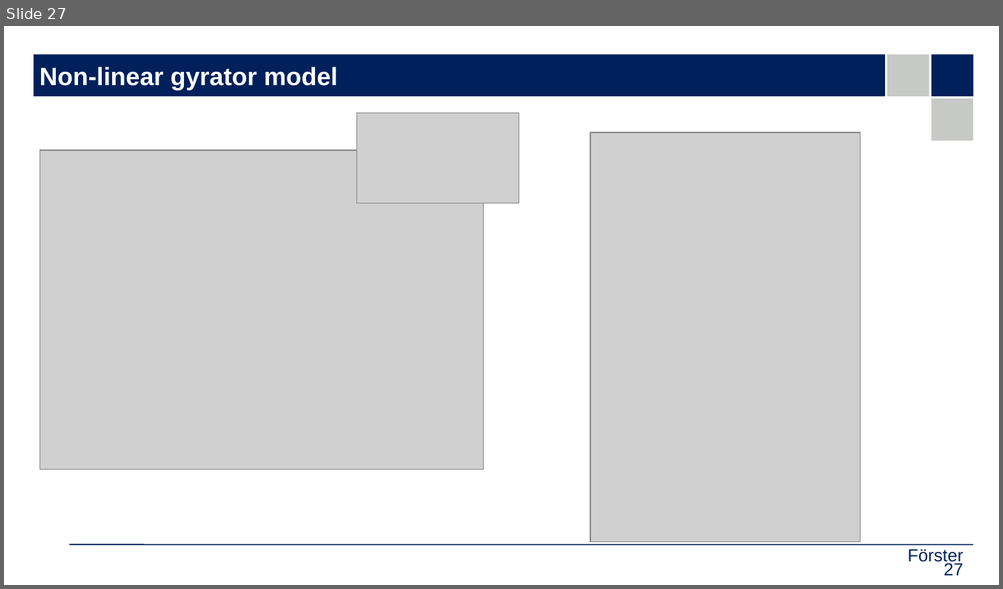
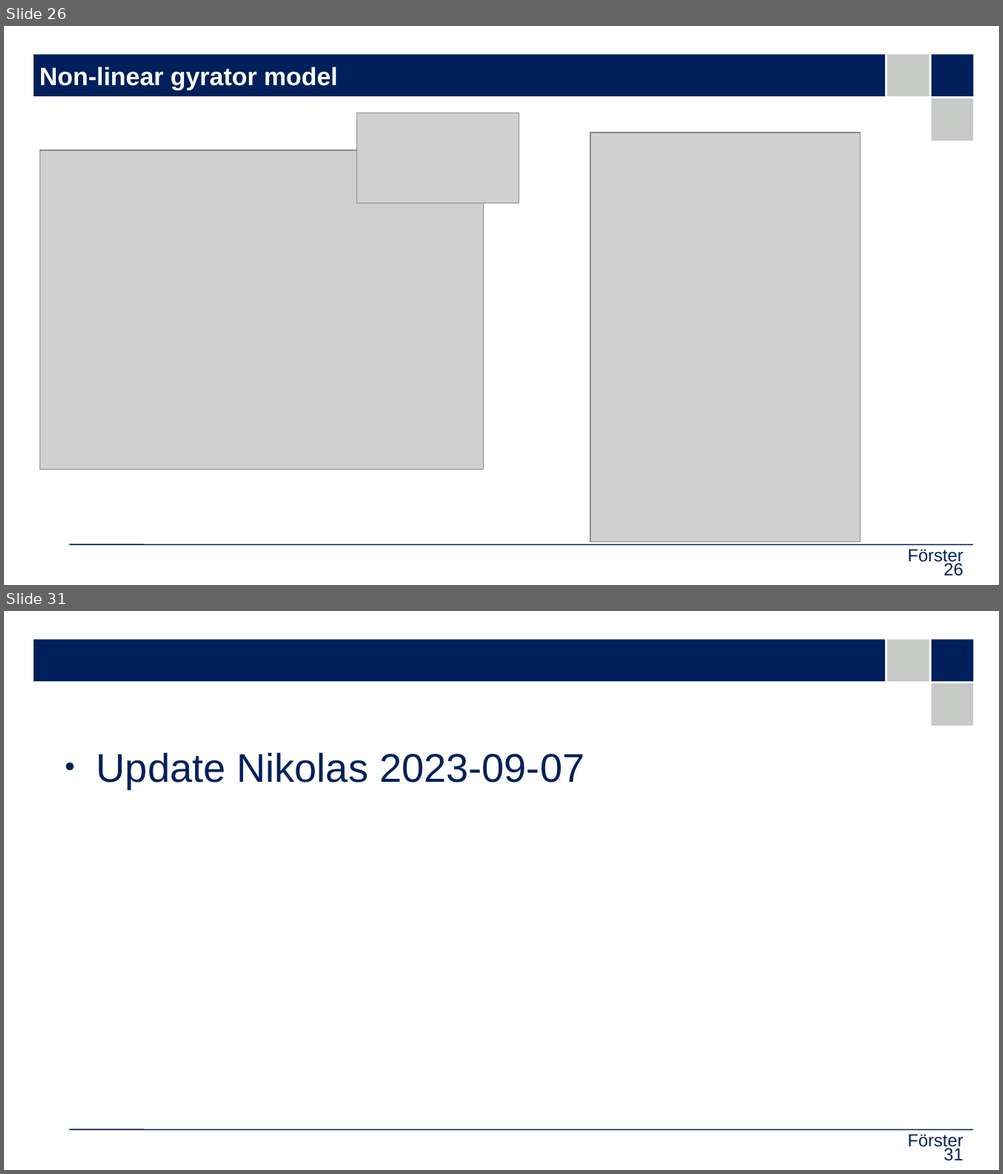
Before and after one commit to upb-lea/hardcore-magnet-challenge, a slide deck: docs/doku_nf.odp. Shown one above the other, each under a label of ours: slide 27 before the commit, slides 26 and 31 after it; the slides between them are not shown. The pictures are 1003x589 and 1003x1174 pixels, drawn with LibreOffice and Linux fonts; fonts in the diff are those of the drawing; grey boxes stand for pictures; background and template pictures are left out. Boxes give left, top, right and bottom in pixels: in the first picture for what was removed or moved away, otherwise in the second. Text is boxed around its words. In the diff, an @@ line names an element or a change of style, - is before the commit and + after.

```diff
--- a/docs/doku_nf.odp
+++ b/docs/doku_nf.odp
@@ slide 31 added at bbox=[4, 611, 999, 1170], background #FFFFFF; not listed: 5 template elements that a slide beside it also shows @@
@@ text added at bbox=[96, 752, 584, 789], 32 pt, text #00205B @@
+● Update Nikolas 2023-09-07
@@ text added at bbox=[908, 1134, 963, 1151], 14 pt, text #00205B @@
+Förster
@@ page number added at bbox=[943, 1147, 962, 1162], 14 pt, text #00205B @@
+31
@@ what was slide 27 is now slide 26 @@
@@ page number at bbox=[943, 562, 962, 577]: text changed @@
-27
+26
```
Also in this commit, not shown: 5 other slides added, 1 slide removed, 1 other file.
